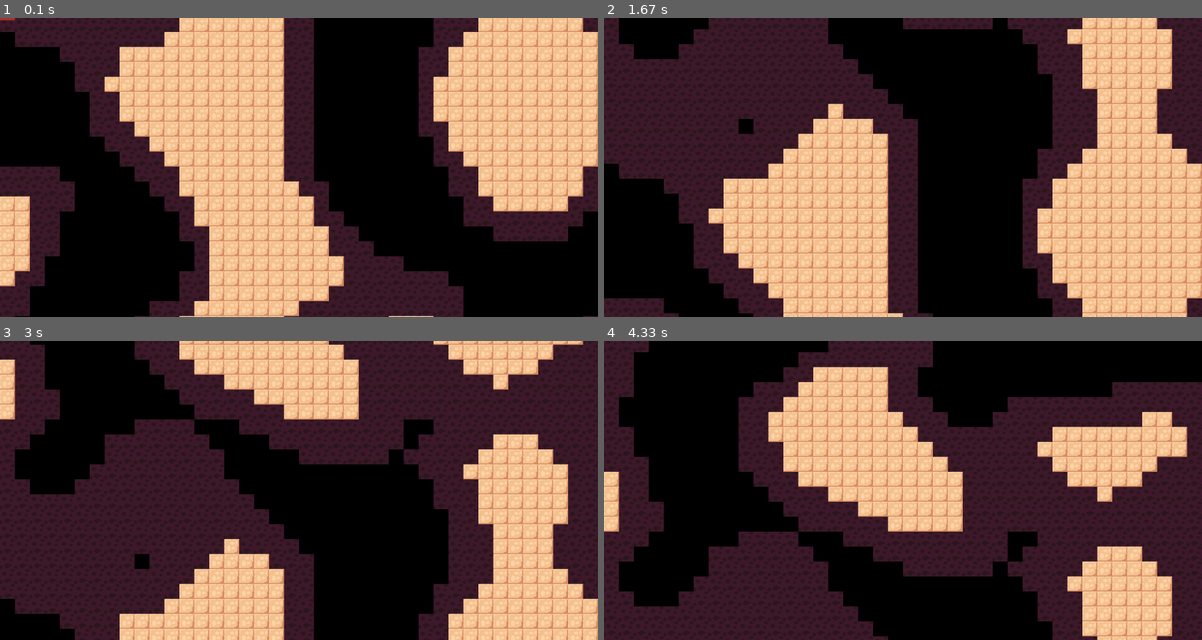
Above: before the commit, frames 1-4 (two rows, left to right).
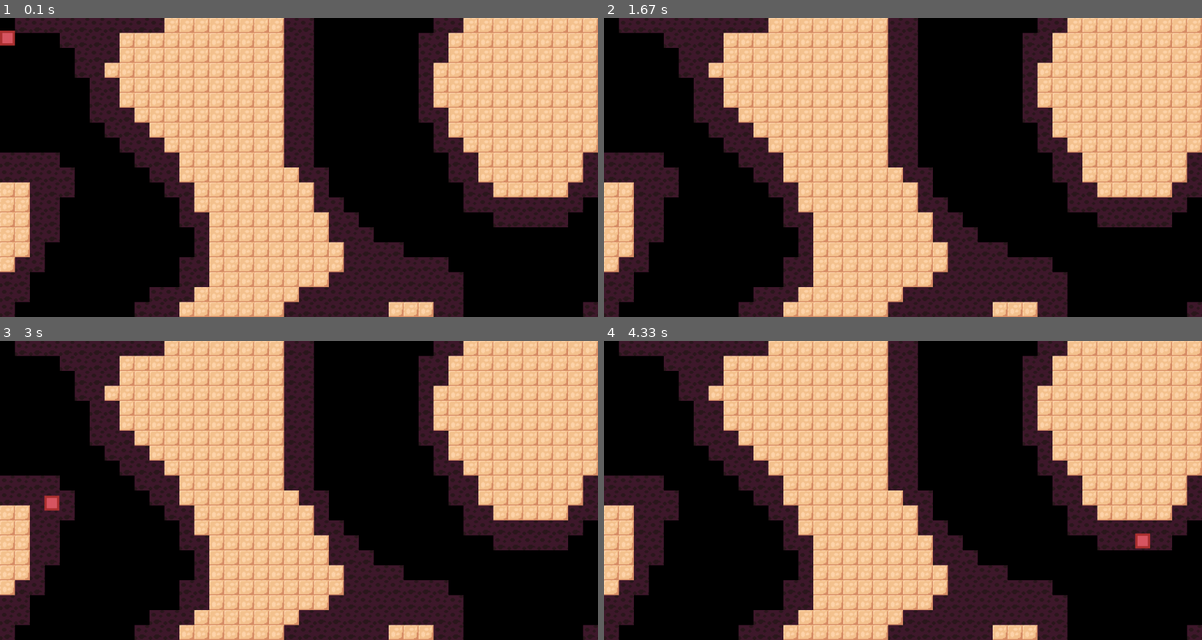
Above: after the commit, the same moments.

Repository: ARKANYOTA/Pygame-Test
Game: pygame game, started from scripts/index.py
Same seed, same stepped clock (60 frames per second), same inputs: the game is played once before the commit and once after it.
Inputs:
- Up to frame 1 (0.1 s): no input
- Up to frame 2 (1.67 s): hold D 0.33-0.8 s; hold W 0.83-1.13 s; hold D 1.17-1.63 s
- Up to frame 3 (3 s): hold A 1.67-2.2 s; hold S 2.23-2.53 s; hold A 2.57-2.97 s
- Up to frame 4 (4.33 s): hold W 3-3.37 s; hold D 3.4-4.03 s; hold S from 4.07 s (still down)

The runs differ from the first frame. In frame 1, 18% of the frame differs, in the area x 0-100%, y 0-100%; in frame 2, 64%; in frame 3, 72%; in frame 4, 68%.

Commit message:
improved map and stuff

Diff:
--- a/scripts/index.py
+++ b/scripts/index.py
@@ -47,11 +47,12 @@
                 sys.exit()
             if event.type == pygame.KEYDOWN:
                 if event.key == pygame.K_ESCAPE:
-                    pass
+                    pygame.quit()
+                    sys.exit()
 
         screen.fill((0,0,0))
         # Noise scrolling
-        noise.screenpos.y += scrollspeed
+        #noise.screenpos.y += scrollspeed
         if noise.screenpos.y > BLOCKWIDTH:
             noise.pos.y -= 1
             noise.screenpos.y %= BLOCKWIDTH
@@ -63,10 +64,10 @@
             players[0].init()
 
         for player in players:
-            DISPLAY.blit(playerTextures[player.playerNumber - 1], (player.getX(), player.getY()))
-            player.update()#noise.get_noisemap_list())
+            DISPLAY.blit(playerTextures[player.playerNumber - 1], (player.pos.x, player.pos.y))
+            player.update(noise.map)#noise.get_noisemap_list())
         pygame.display.flip()
 
-    pygame.time.delay(0.0166)
+    #pygame.time.delay(16)
 
 main()
--- a/scripts/perlinnoise.py
+++ b/scripts/perlinnoise.py
@@ -69,24 +69,33 @@
         return max(a, min(val, b))
 
     def get_noisemap_list(self):
-        li = []
+        li = [[0] * self.width] * self.height
         for row in range(self.height):
-            li.append(tuple(self.perlin_noise(col+self.pos.x, row+self.pos.y, self.scale) for col in range(self.width)))
+            li2 = [0] * self.width
+            for col in range(self.width):
+                noise = self.perlin_noise(col+self.pos.x, row+self.pos.y, self.scale)
+                if .56 < noise:
+                    noise = 2
+                elif .45 < noise:
+                    noise = 1
+                else:
+                    noise = 0
+                li2[col] = noise
+            li[row] = li2
         return li
 
     def update_map(self):
         self.map = self.get_noisemap_list()
 
     def print_perlin_noise(self, display, screen_x, screen_y, width, height, blockw):
-        # width and neight in blocks
         groundImg = pygame.image.load(r"../textures/dummyGround.png")
         groundBGImg = pygame.image.load(r"../textures/dummyDecoGround.png")
         for row in range(self.height):
             for col in range(self.width):
                 noise = self.map[row][col]
-                if .56 < noise:
+                if noise == 2:
                     display.blit(groundImg, (col*blockw + screen_x, row*blockw + screen_y))
-                elif .45 < noise:
+                elif noise == 1:
                     display.blit(groundBGImg, (col * blockw + screen_x, row * blockw + screen_y))
                 else:
                     pass
--- a/scripts/player.py
+++ b/scripts/player.py
@@ -13,6 +13,7 @@
         self.speed = speed
         self.slipperiness = slipperiness
 
+        self.isGrounded = False
         self.axe = 0
         self.pickaxe = 0
         self.hand = 0
@@ -70,7 +71,10 @@
     def isOnGround(self, map):
         # TODO: make it not a try:except
         try:
-            return map[(self.y + self.width) // self.width + 1][self.x // self.width] != 0
+            i = int((self.pos.y + self.width) // self.width + 1)
+            j = int(self.pos.x // self.width)
+            print(map[i][j])
+            return map[i][j] == 2
         except:
             return False
 
@@ -85,11 +89,29 @@
                 except:
                     pass
 
-    def update(self, map=0):
+    def update(self, map):
+        SCROLLSPEED = 3
+
         self.velocity *= self.slipperiness
-        self.velocity += get_input_wasd() * self.speed
+        self.velocity.x += get_input_wasd().x * self.speed
         self.pos += self.velocity
-        self.pos.y -= 3
+        self.pos.y += SCROLLSPEED
+
+        self.isGrounded = self.isOnGround(map)
+
+        # Gravity & velocity
+        #self.velocity.y += 2
+
+        # Jumping
+        if self.isGrounded and get_input_wasd().y < 0:
+            self.velocity.y = -20
+
+        # Collision
+        if self.isGrounded:
+            self.velocity.y = -2
+
+        self.pos += self.velocity
+
         # if not self.isOnGround(map):
         #     if self.getYVelocity() < 4:
         #         self.addYVelocity(1)
